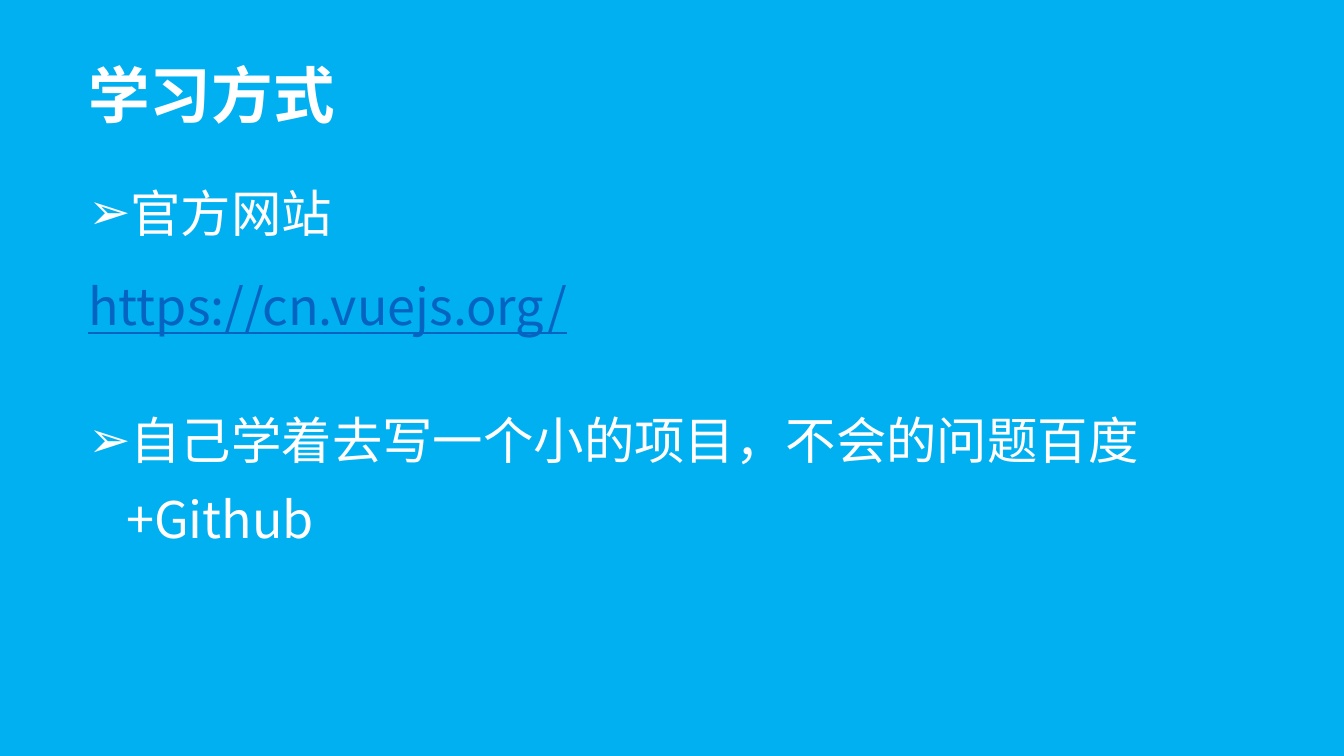
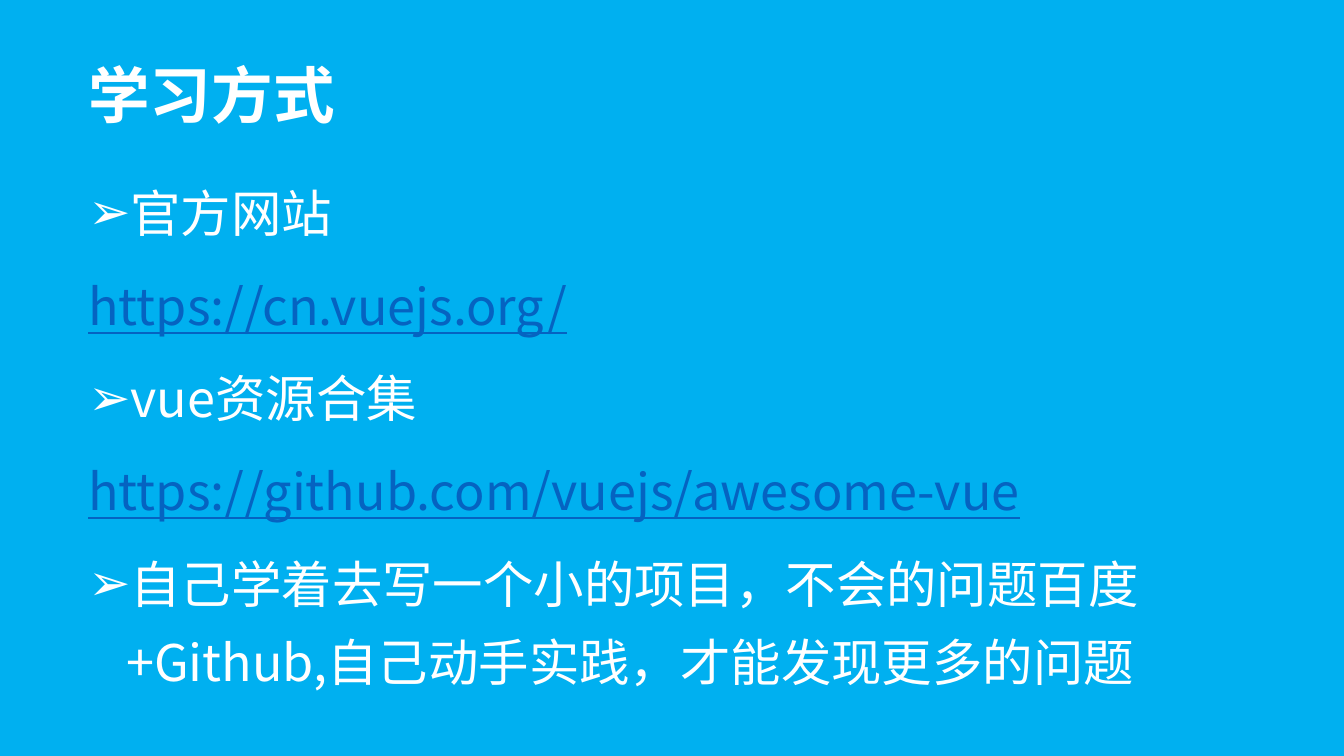
Before and after one commit to wugenshui/ppt, a slide deck: slide 16 of vue-webpack/vue-webpack.pptx. Drawn at 1344x756 pixels with LibreOffice and Linux fonts; fonts in the diff are those of the drawing. Boxes give left, top, right and bottom in pixels: in the first picture for what was removed or moved away, otherwise in the second. Text is boxed around its words. In the diff, an @@ line names an element or a change of style, - is before the commit and + after.

```diff
--- a/vue-webpack/vue-webpack.pptx
+++ b/vue-webpack/vue-webpack.pptx
@@ subtitle at (x1=88, y1=374, x2=1138, y2=691): text changed @@
-➢ 自己学着去写一个小的项目，不会的问题百度+Github
+➢ vue资源合集
+https://github.com/vuejs/awesome-vue
+➢ 自己学着去写一个小的项目，不会的问题百度+Github,自己动手实践，才能发现更多的问题
```
Also in this commit, not shown: 1 other slide changed, 5 other files.
